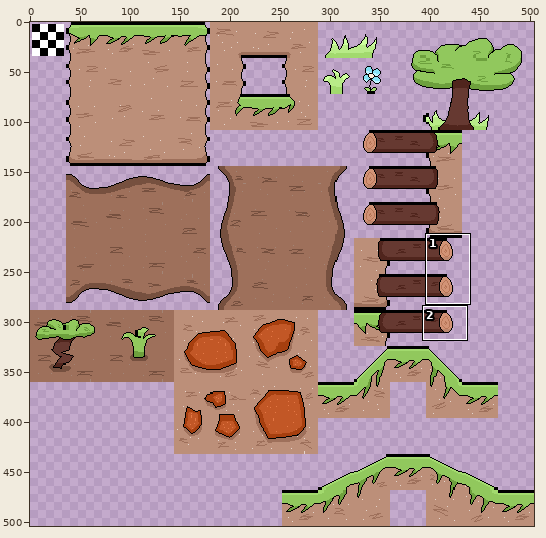
Sprite sheet -- tilesets/ts_c3area1/output_tileset.png. Above, an overview of the earlier version with the close-up marked.
Close-up. Before the commit:
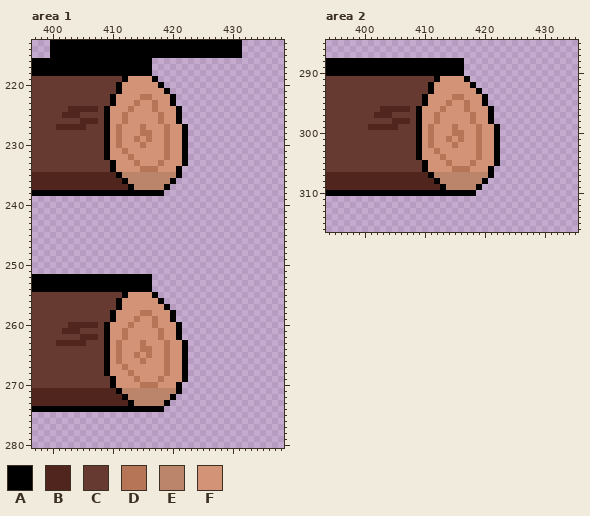
The file is 504x504 pixels. Shown: area 1: x 397..438, y 213..280; area 2: x 394..435, y 285..316. The commit also changed other parts of the picture, which this record leaves out.
Palette (. is transparent): A #000000  B #50251d  C #663931  D #b67557  E #bb856c  F #d29376
Pixels before, area 1 (only the part around the change), first column x 398:
213 ..AAAAAAAAAAAAAAAAAAAAAAAAAAAAAAAA.....
214 ..AAAAAAAAAAAAAAAAAAAAAAAAAAAAAAAA.....
215 ..AAAAAAAAAAAAAAAAAAAAAAAAAAAAAAAA.....
216 AAAAAAAAAAAAAAAAAAA....................
217 AAAAAAAAAAAAAAAAAAA....................
218 AAAAAAAAAAAAAAAAAAA....................
219 CCCCCCCCCCCCCCAFFFFA...................
220 CCCCCCCCCCCCCAFFFFFFA..................
221 CCCCCCCCCCCCCAFFFFFFFA.................
222 CCCCCCCCCCCCAFFFFDDFFFA................
223 CCCCCCCCCCCCAFFFDFFDFFA................
224 CCCCCBBBBBCAFFFDFFFDFFFA...............
225 CCCCBBBCCCCAFFDFFFFFDFFA...............
226 CCCCCCCBBBCAFFDFFFFFDFFA...............
227 CCCBBBBBCCCAFDFFFDFFFDFFA..............
228 CCCCCCCCCCCAFDFFFDDFFDFFA..............
229 CCCCCCCCCCCAFDFFDFDFFDFFA..............
230 CCCCCCCCCCCAFDFFFDFFFDFFA..............
231 CCCCCCCCCCCAFFDFFFFFFDFFA..............
232 CCCCCCCCCCCAFFFDFFFFFDFFA..............
233 CCCCCCCCCCCCAFFFDFFFDFFFA..............
234 CCCCCCCCCCCCAFFFFDDDFFFA...............
235 BBBBBBBBBBBBBAEEEEEEEEEA...............
236 BBBBBBBBBBBBBBAEEEEEEEA................
237 BBBBBBBBBBBBBBBAEEEEEA.................
238 AAAAAAAAAAAAAAAAAAAAA..................
239 .......................................
240 .......................................
241 .......................................
242 .......................................
243 .......................................
244 .......................................
245 .......................................
246 .......................................
247 .......................................
248 .......................................
249 .......................................
250 .......................................
251 .......................................
252 AAAAAAAAAAAAAAAAAAA....................
253 AAAAAAAAAAAAAAAAAAA....................
254 AAAAAAAAAAAAAAAAAAA....................
255 CCCCCCCCCCCCCCAFFFFA...................
256 CCCCCCCCCCCCCAFFFFFFA..................
257 CCCCCCCCCCCCCAFFFFFFFA.................
258 CCCCCCCCCCCCAFFFFDDFFFA................
259 CCCCCCCCCCCCAFFFDFFDFFA................
260 CCCCCBBBBBCAFFFDFFFDFFFA...............
261 CCCCBBBCCCCAFFDFFFFFDFFA...............
262 CCCCCCCBBBCAFFDFFFFFDFFA...............
263 CCCBBBBBCCCAFDFFFDFFFDFFA..............
264 CCCCCCCCCCCAFDFFFDDFFDFFA..............
265 CCCCCCCCCCCAFDFFDFDFFDFFA..............
266 CCCCCCCCCCCAFDFFFDFFFDFFA..............
267 CCCCCCCCCCCAFFDFFFFFFDFFA..............
268 CCCCCCCCCCCAFFFDFFFFFDFFA..............
269 CCCCCCCCCCCCAFFFDFFFDFFFA..............
270 CCCCCCCCCCCCAFFFFDDDFFFA...............
271 BBBBBBBBBBBBBAEEEEEEEEEA...............
272 BBBBBBBBBBBBBBAEEEEEEEA................
273 BBBBBBBBBBBBBBBAEEEEEA.................
274 AAAAAAAAAAAAAAAAAAAAA..................
275 .......................................
276 .......................................
277 .......................................
278 .......................................
279 .......................................
280 .......................................
Pixels before, area 2, first column x 394:
288 AAAAAAAAAAAAAAAAAAAAAAA......
289 AAAAAAAAAAAAAAAAAAAAAAA......
290 AAAAAAAAAAAAAAAAAAAAAAA......
291 CCCCCCCCCCCCCCCCCCAFFFFA.....
292 CCCCCCCCCCCCCCCCCAFFFFFFA....
293 CCCCCCCCCCCCCCCCCAFFFFFFFA...
294 CCCCCCCCCCCCCCCCAFFFFDDFFFA..
295 CCCCCCCCCCCCCCCCAFFFDFFDFFA..
296 CCCCCCCCCBBBBBCAFFFDFFFDFFFA.
297 CCCCCCCCBBBCCCCAFFDFFFFFDFFA.
298 CCCCCCCCCCCBBBCAFFDFFFFFDFFA.
299 CCCCCCCBBBBBCCCAFDFFFDFFFDFFA
300 CCCCCCCCCCCCCCCAFDFFFDDFFDFFA
301 CCCCCCCCCCCCCCCAFDFFDFDFFDFFA
302 CCCCCCCCCCCCCCCAFDFFFDFFFDFFA
303 CCCCCCCCCCCCCCCAFFDFFFFFFDFFA
304 CCCCCCCCCCCCCCCAFFFDFFFFFDFFA
305 CCCCCCCCCCCCCCCCAFFFDFFFDFFFA
306 CCCCCCCCCCCCCCCCAFFFFDDDFFFA.
307 BBBBBBBBBBBBBBBBBAEEEEEEEEEA.
308 BBBBBBBBBBBBBBBBBBAEEEEEEEA..
309 BBBBBBBBBBBBBBBBBBBAEEEEEA...
310 AAAAAAAAAAAAAAAAAAAAAAAAA....
After the commit:
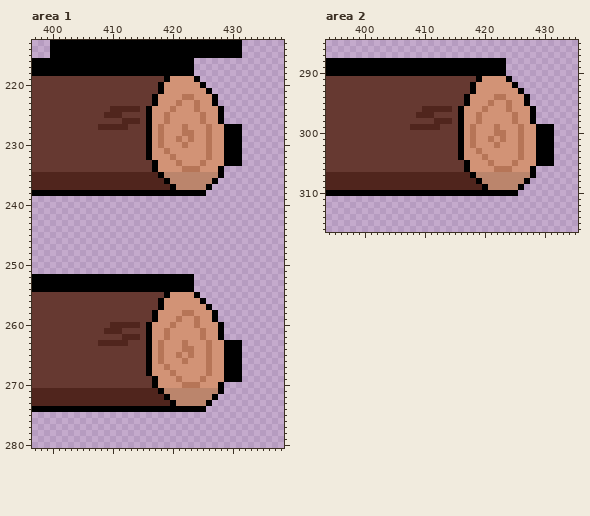
Change:
Changed rows in their new state; - is an unchanged pixel.
Area 1:
first column x 401:
216 ----------------AAAAAAA--------
217 ----------------AAAAAAA--------
218 ----------------AAAAAAA--------
219 -----------CCCCCCCAFFFFA-------
220 ----------CCCCCCC-FFFFFFA------
221 ----------CCCCCCCAFFFFFFFA-----
222 ---------CCCCCCCA--FFDDFFFA----
223 ---------CCCCCCCA--FDFFDFFA----
224 --CCCCC-CBBBBBCAF--DFFFDFFFA---
225 -CCC----BBBCCCCA-FD-FFFFDFFA---
226 ----CCC-CCCBBBCA-FD-FFFFDFFA---
227 CCCCC--BBBBBCCCA-DF--DFFFDFFAAA
228 --------CCCCCCCA-DF--DDFFDFFAAA
229 --------CCCCCCCA-DF-DFDFFDFFAAA
230 --------CCCCCCCA-DF--DFFFDFFAAA
231 --------CCCCCCCA-----FFFFDFFAAA
232 --------CCCCCCCA--FD-FFFFDFFAAA
233 ---------CCCCCCCAF--DFFFDFFFAAA
234 ---------CCCCCCCA---FDDDFFFA---
235 ----------BBBBBBBA--EEEEEEEA---
236 -----------BBBBBBBAEEEEEEEA----
237 ------------BBBBBBBAEEEEEA-----
238 ------------------AAAAAAA------
first column x 401:
252 ----------------AAAAAAA--------
253 ----------------AAAAAAA--------
254 ----------------AAAAAAA--------
255 -----------CCCCCCCAFFFFA-------
256 ----------CCCCCCC-FFFFFFA------
257 ----------CCCCCCCAFFFFFFFA-----
258 ---------CCCCCCCA--FFDDFFFA----
259 ---------CCCCCCCA--FDFFDFFA----
260 --CCCCC-CBBBBBCAF--DFFFDFFFA---
261 -CCC----BBBCCCCA-FD-FFFFDFFA---
262 ----CCC-CCCBBBCA-FD-FFFFDFFA---
263 CCCCC--BBBBBCCCA-DF--DFFFDFFAAA
264 --------CCCCCCCA-DF--DDFFDFFAAA
265 --------CCCCCCCA-DF-DFDFFDFFAAA
266 --------CCCCCCCA-DF--DFFFDFFAAA
267 --------CCCCCCCA-----FFFFDFFAAA
268 --------CCCCCCCA--FD-FFFFDFFAAA
269 ---------CCCCCCCAF--DFFFDFFFAAA
270 ---------CCCCCCCA---FDDDFFFA---
271 ----------BBBBBBBA--EEEEEEEA---
272 -----------BBBBBBBAEEEEEEEA----
273 ------------BBBBBBBAEEEEEA-----
274 ------------------AAAAAAA------
Area 2:
first column x 401:
288 ----------------AAAAAAA--------
289 ----------------AAAAAAA--------
290 ----------------AAAAAAA--------
291 -----------CCCCCCCAFFFFA-------
292 ----------CCCCCCC-FFFFFFA------
293 ----------CCCCCCCAFFFFFFFA-----
294 ---------CCCCCCCA--FFDDFFFA----
295 ---------CCCCCCCA--FDFFDFFA----
296 --CCCCC-CBBBBBCAF--DFFFDFFFA---
297 -CCC----BBBCCCCA-FD-FFFFDFFA---
298 ----CCC-CCCBBBCA-FD-FFFFDFFA---
299 CCCCC--BBBBBCCCA-DF--DFFFDFFAAA
300 --------CCCCCCCA-DF--DDFFDFFAAA
301 --------CCCCCCCA-DF-DFDFFDFFAAA
302 --------CCCCCCCA-DF--DFFFDFFAAA
303 --------CCCCCCCA-----FFFFDFFAAA
304 --------CCCCCCCA--FD-FFFFDFFAAA
305 ---------CCCCCCCAF--DFFFDFFFAAA
306 ---------CCCCCCCA---FDDDFFFA---
307 ----------BBBBBBBA--EEEEEEEA---
308 -----------BBBBBBBAEEEEEEEA----
309 ------------BBBBBBBAEEEEEA-----
310 ------------------AAAAAAA------
Changed places in both close-ups, as pixel boxes (x1, y1, x2, y2):
changed: (56, 58, 242, 196)
changed: (56, 274, 242, 412)
changed: (368, 58, 554, 196)
